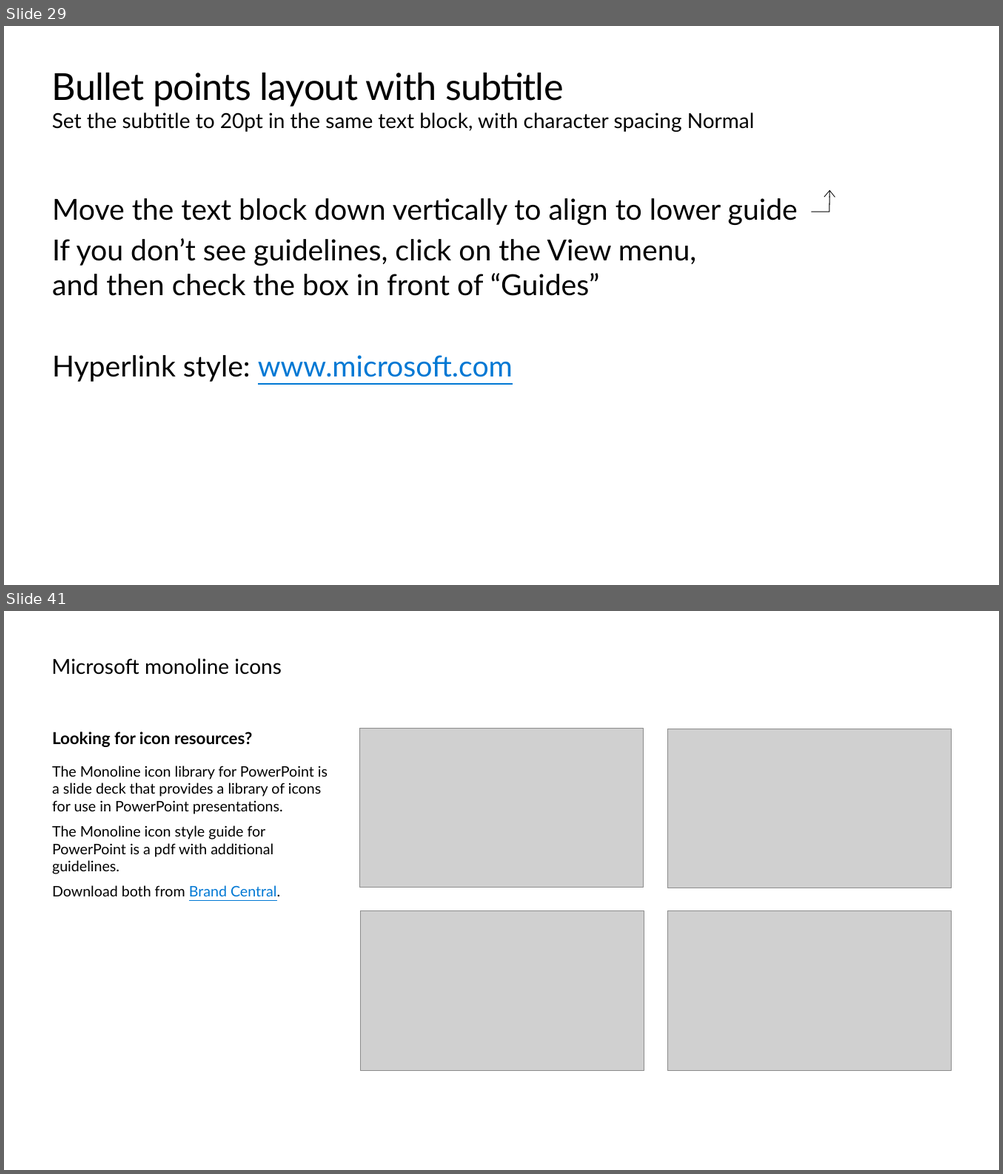
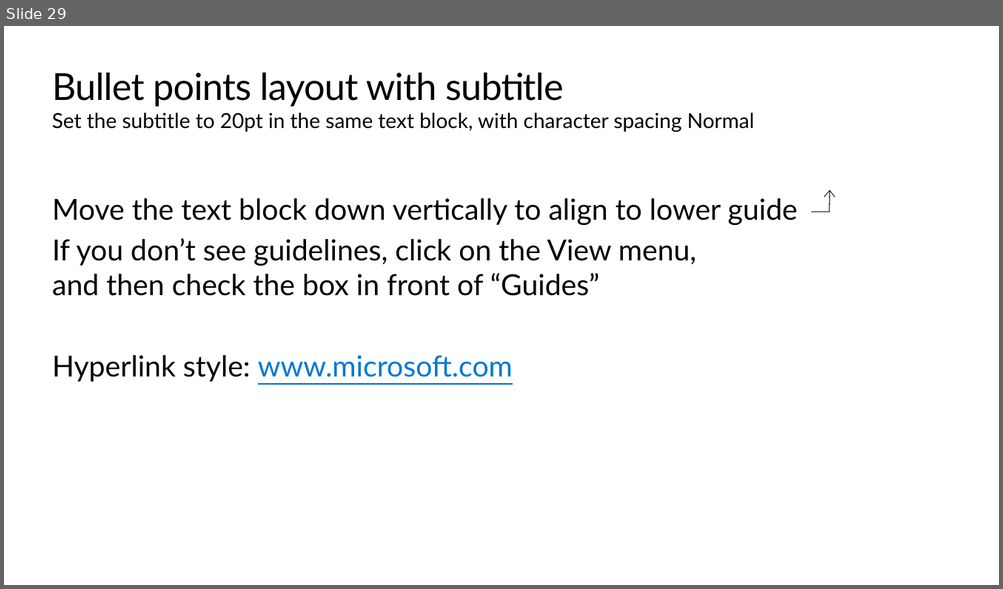
Before and after one commit to peterperov/MSFTCSA, a slide deck: 126-AzureCost/Azure Cost PBI BootCamp.pptx. Shown one above the other, each under a label of ours: slides 29 and 41 before the commit, slide 29 after it; the slides between them are not shown. The pictures are 1003x1174 and 1003x589 pixels, drawn with LibreOffice and Linux fonts; fonts in the diff are those of the drawing; grey boxes stand for pictures; background and template pictures are left out. Boxes give left, top, right and bottom in pixels: in the first picture for what was removed or moved away, otherwise in the second. Text is boxed around its words. In the diff, an @@ line names an element or a change of style, - is before the commit and + after.

```diff
--- a/126-AzureCost/Azure Cost PBI BootCamp.pptx
+++ b/126-AzureCost/Azure Cost PBI BootCamp.pptx
@@ slide 41 removed at (4, 611, 999, 1170), background #FFFFFF @@
@@ title removed at (51, 658, 282, 675) @@
-Microsoft monoline icons
@@ text removed at (52, 732, 327, 901) @@
-Looking for icon resources?
-The Monoline icon library for PowerPoint is a slide deck that provides a library of icons for use in PowerPoint presentations.
-The Monoline icon style guide for PowerPoint is a pdf with additional guidelines.
-Download both from Brand Central.
@@ picture removed at (359, 728, 643, 888) @@
@@ picture removed at (668, 729, 951, 889) @@
@@ picture removed at (360, 911, 643, 1071) @@
@@ picture removed at (668, 911, 951, 1071) @@
```
Also in this commit, not shown: 16 other slides removed, 2 other files.
